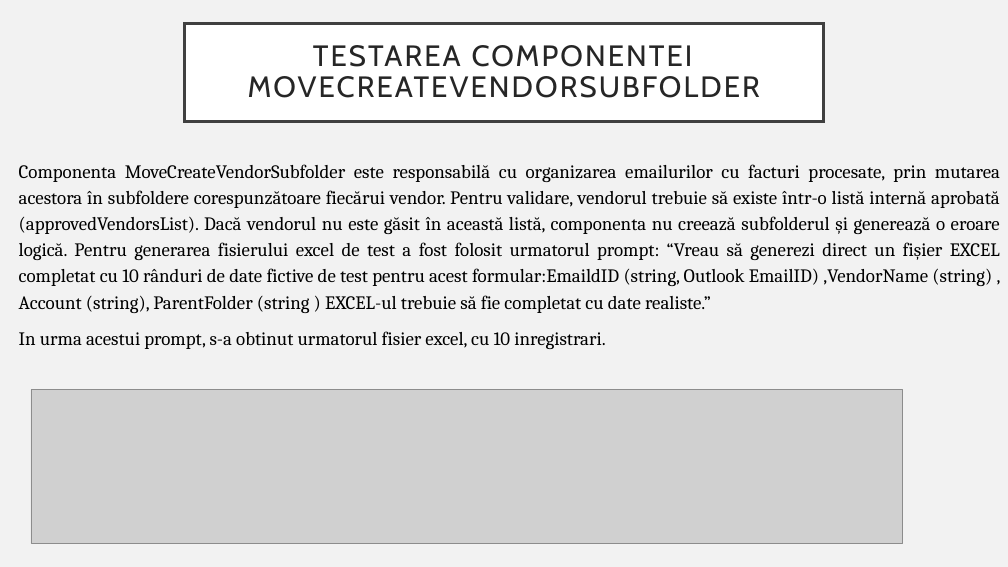
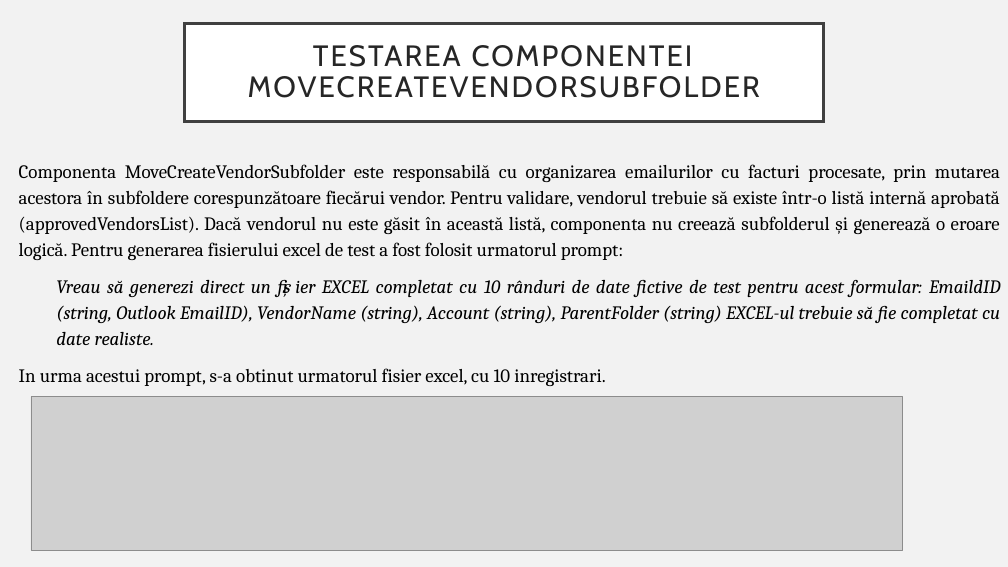
Before and after one commit to lzrwilliam/TestingOnRPAInvoiceExtractor, a slide deck: slide 16 of testarea sistemelor software.pptx. Drawn at 1008x567 pixels with LibreOffice and Linux fonts; fonts in the diff are those of the drawing; grey boxes stand for pictures. Boxes give left, top, right and bottom in pixels: in the first picture for what was removed or moved away, otherwise in the second. Text is boxed around its words. In the diff, an @@ line names an element or a change of style, - is before the commit and + after.

```diff
--- a/testarea sistemelor software.pptx
+++ b/testarea sistemelor software.pptx
@@ text at bbox=[19, 164, 1000, 345]: text changed @@
-Componenta MoveCreateVendorSubfolder este responsabilă cu organizarea emailurilor cu facturi procesate, prin mutarea acestora în subfoldere corespunzătoare fiecărui vendor. Pentru validare, vendorul trebuie să existe într-o listă internă aprobată (approvedVendorsList). Dacă vendorul nu este găsit în această listă, componenta nu creează subfolderul și generează o eroare logică. Pentru generarea fisierului excel de test a fost folosit urmatorul prompt: “Vreau să generezi direct un fișier EXCEL completat cu 10 rânduri de date fictive de test pentru acest formular:EmaildID (string, Outlook EmailID) ,VendorName (string) , Account (string), ParentFolder (string ) EXCEL-ul trebuie să fie completat cu date realiste.”
+Componenta MoveCreateVendorSubfolder este responsabilă cu organizarea emailurilor cu facturi procesate, prin mutarea acestora în subfoldere corespunzătoare fiecărui vendor. Pentru validare, vendorul trebuie să existe într-o listă internă aprobată (approvedVendorsList). Dacă vendorul nu este găsit în această listă, componenta nu creează subfolderul și generează o eroare logică. Pentru generarea fisierului excel de test a fost folosit urmatorul prompt:
+  Vreau să generezi direct un fișier EXCEL completat cu 10 rânduri de date fictive de test pentru acest formular: EmaildID (string, Outlook EmailID), VendorName (string), Account (string), ParentFolder (string) EXCEL-ul trebuie să fie completat cu date realiste.
@@ picture: place and size @@
-picture at bbox=[31, 390, 903, 544]
+picture at bbox=[31, 397, 903, 551]
```
Also in this commit, not shown: 7 other slides changed, 2 slides added, 2 slides removed.
